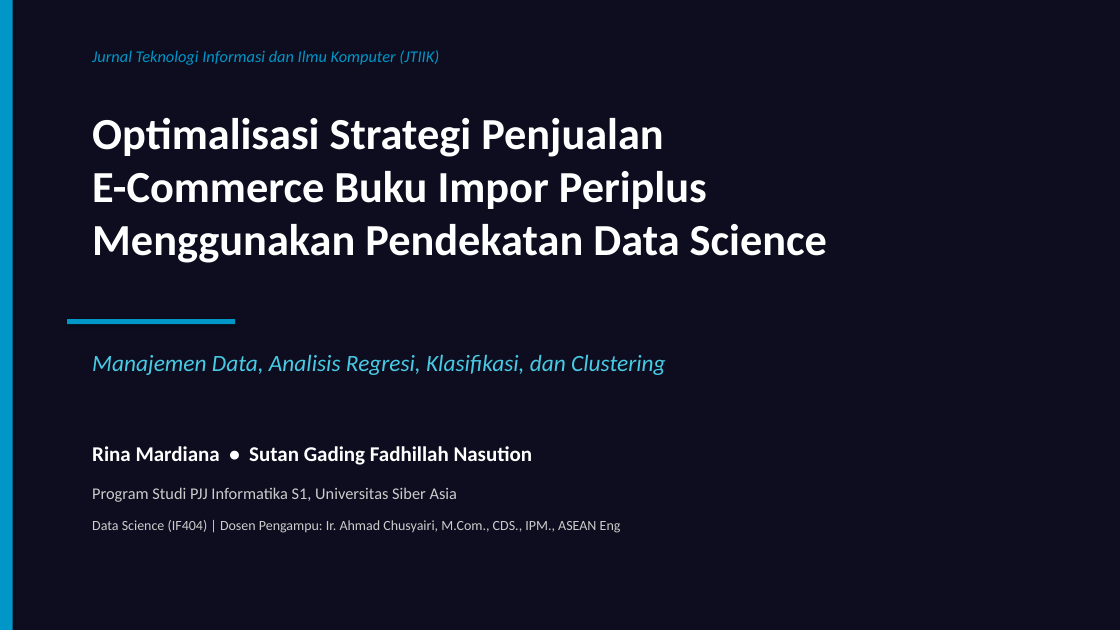
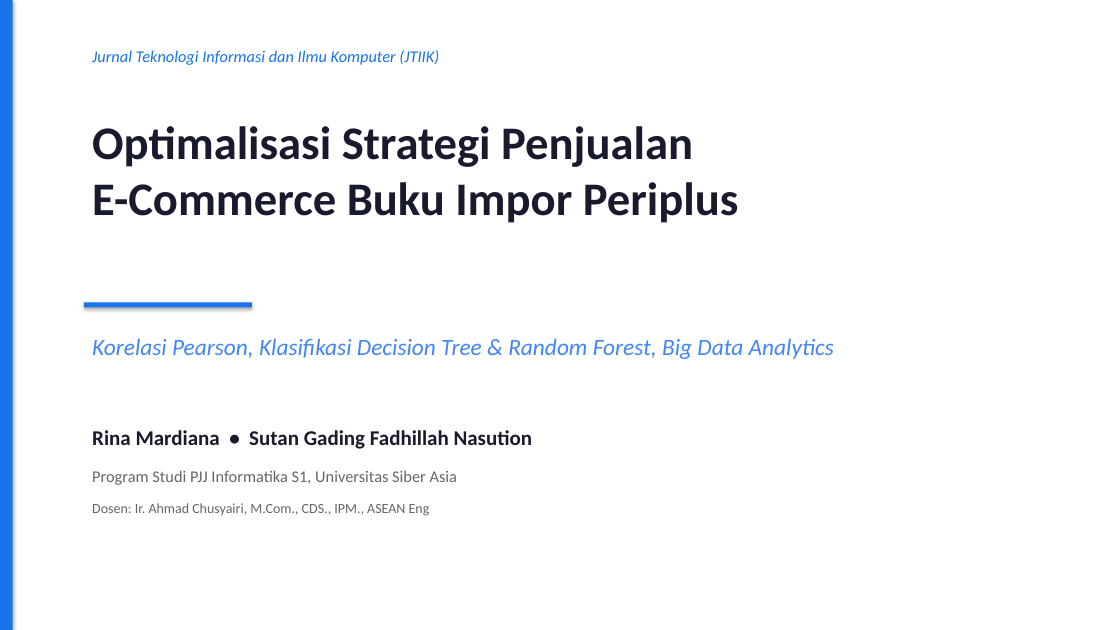
Before and after one commit to gadingnst/project-data-science, a slide deck: slide 1 of uas/presentasi_jurnal_artikel.pptx. Drawn at 1120x630 pixels with LibreOffice and Linux fonts; fonts in the diff are those of the drawing. Boxes give left, top, right and bottom in pixels: in the first picture for what was removed or moved away, otherwise in the second. Text is boxed around its words. In the diff, an @@ line names an element or a change of style, - is before the commit and + after.

Commit message:
feat(uas): revamp 2 PPTs with distinct themes + presentation scripts
PPT Gading (dark theme, 11 slides):
- Web scraping, statistik deskriptif, regresi linier, k-Means clustering
- Business insights & rekomendasi

PPT Rina (white/light theme, 11 slides):
- Latar belakang, CRISP-DM, data cleaning, korelasi Pearson
- Klasifikasi DT/RF, Big Data 5V

Scripts:
- skrip_presentasi_gading.md (Zoom recording cheatsheet)
- skrip_presentasi_rina.md (Zoom recording cheatsheet)

```diff
--- a/uas/presentasi_jurnal_artikel.pptx
+++ b/uas/presentasi_jurnal_artikel.pptx
@@ background #0D0D1F to #FFFFFF @@
@@ rectangle at (x1=0, y1=0, x2=13, y2=630): fill #0096C7 to #1A73E8 @@
@@ text "Jurnal Teknologi Informasi dan Ilmu ..." at (x1=92, y1=50, x2=439, y2=65): text colour #0096C7 to #1A73E8 @@
@@ text at (x1=92, y1=126, x2=739, y2=223): text changed; size 38 to 40 pt; text colour #FFFFFF to #1A1A2E @@
-Optimalisasi Strategi Penjualan
-E-Commerce Buku Impor Periplus
-Menggunakan Pendekatan Data Science
+Optimalisasi Strategi Penjualan
+E-Commerce Buku Impor Periplus
@@ rectangle at (x1=84, y1=302, x2=252, y2=308): fill #0096C7 to #1A73E8 @@
@@ rectangle moved from (x1=67, y1=319, x2=235, y2=324) to (x1=84, y1=302, x2=252, y2=308) @@
@@ text at (x1=92, y1=339, x2=834, y2=359): text changed; text colour #48CAE4 to #4285F4 @@
-Manajemen Data, Analisis Regresi, Klasifikasi, dan Clustering
+Korelasi Pearson, Klasifikasi Decision Tree & Random Forest, Big Data Analytics
@@ text "Rina Mardiana • Sutan Gading ..." moved from (x1=92, y1=446, x2=533, y2=465) to (x1=92, y1=430, x2=533, y2=449) @@
@@ text "Rina Mardiana • Sutan Gading ..." at (x1=92, y1=430, x2=533, y2=449): text colour #FFFFFF to #1A1A2E @@
@@ text "Program Studi PJJ Informatika S1, ..." moved from (x1=92, y1=487, x2=457, y2=502) to (x1=92, y1=470, x2=457, y2=485) @@
@@ text "Program Studi PJJ Informatika S1, ..." at (x1=92, y1=470, x2=457, y2=485): text colour #CCCCCC to #666666 @@
@@ text at (x1=92, y1=503, x2=430, y2=516): text changed; text colour #CCCCCC to #666666 @@
-Data Science (IF404) | Dosen Pengampu: Ir. Ahmad Chusyairi, M.Com., CDS., IPM., ASEAN Eng
+Dosen: Ir. Ahmad Chusyairi, M.Com., CDS., IPM., ASEAN Eng
```
Also in this commit, not shown: 6 other slides changed, 4 slides added, 8 slides removed, 3 other files.
